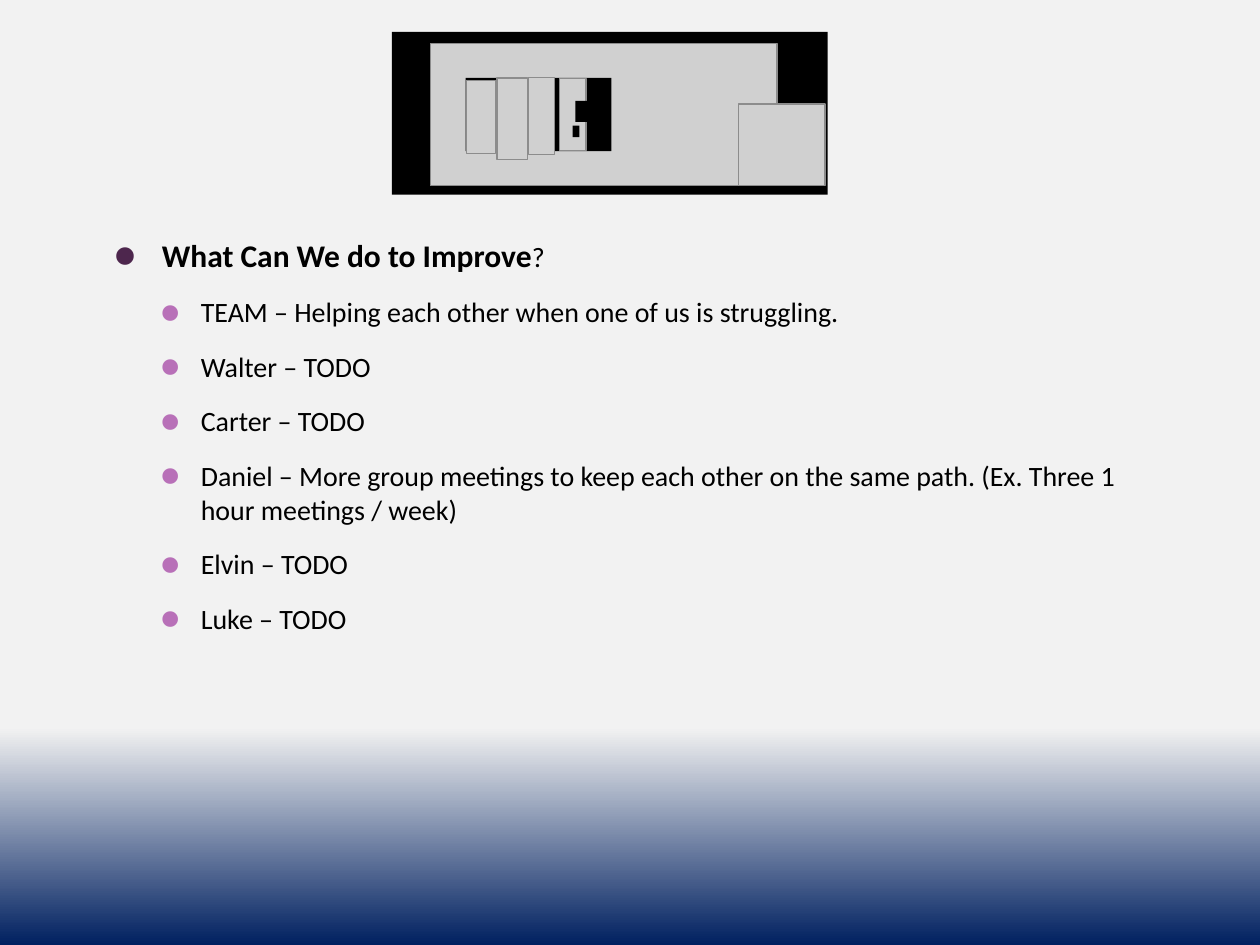
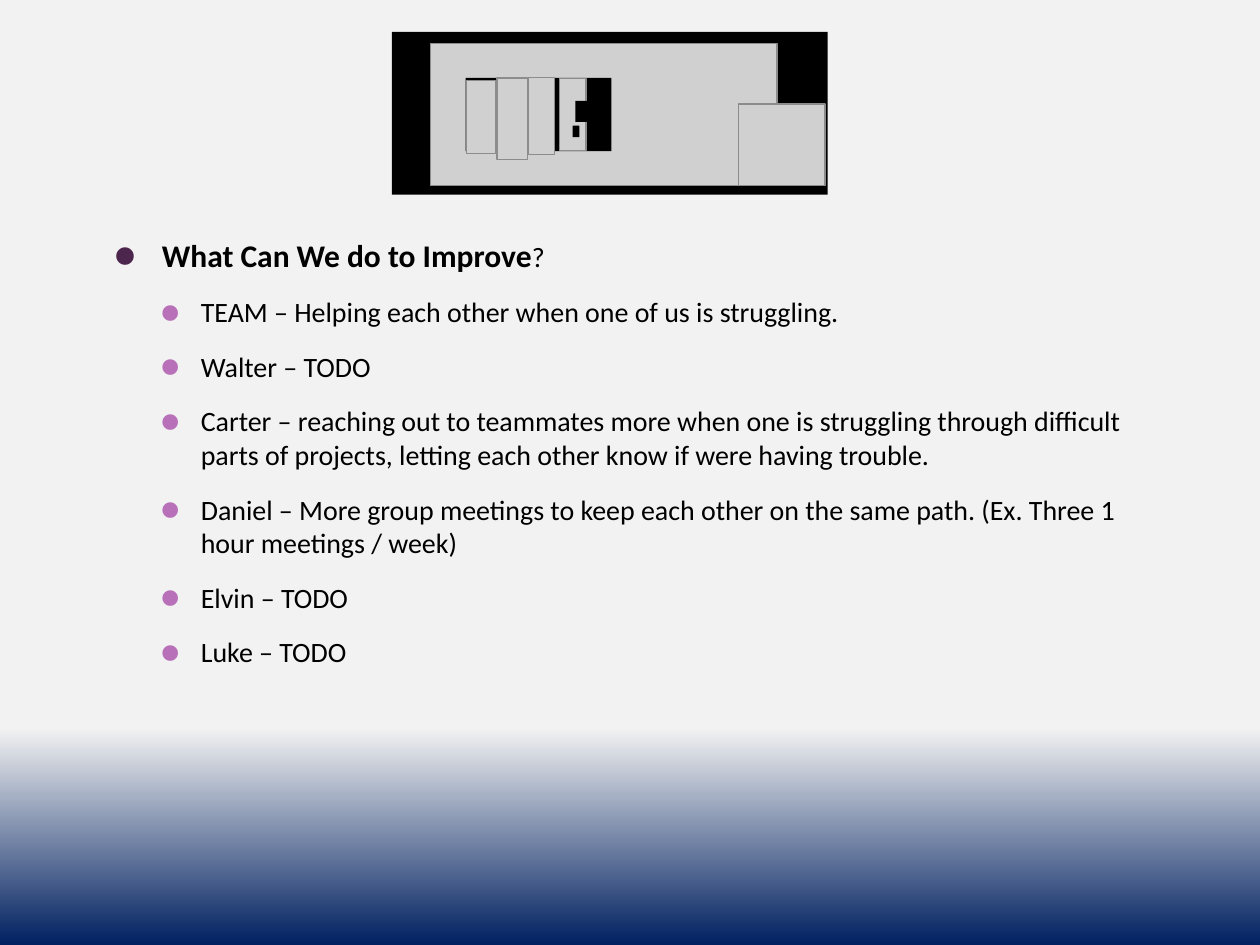
Before and after one commit to cs3398-borgs-bros/JeopardyChamp-Project, a slide deck: slide 3 of docs/Borgs_Retrospective - Sprint 3.pptx. Drawn at 1260x945 pixels with LibreOffice and Linux fonts; fonts in the diff are those of the drawing; grey boxes stand for pictures. Boxes give left, top, right and bottom in pixels: in the first picture for what was removed or moved away, otherwise in the second. Text is boxed around its words. In the diff, an @@ line names an element or a change of style, - is before the commit and + after.

```diff
--- a/docs/Borgs_Retrospective - Sprint 3.pptx
+++ b/docs/Borgs_Retrospective - Sprint 3.pptx
@@ text at [201,411,1120,470]: text changed @@
-    ⚫ Carter – TODO
+    ⚫ Carter – reaching out to teammates more when one is struggling through difficult parts of projects, letting each other know if were having trouble.
```
Also in this commit, not shown: 2 other slides changed, 1 other file.
